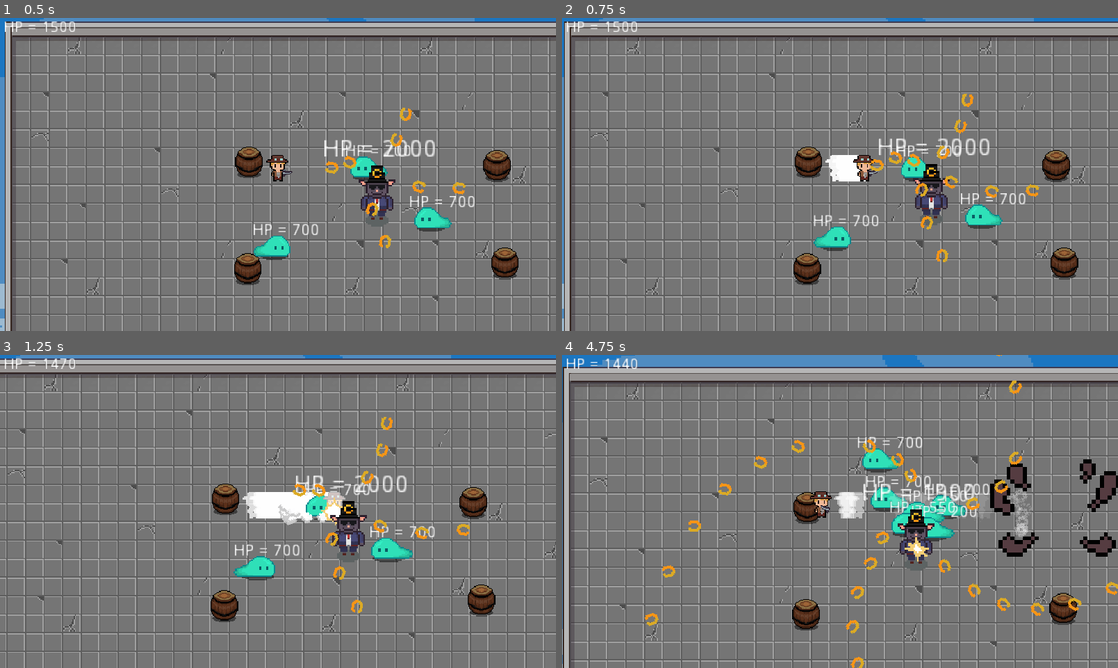
Above: before the commit, frames 1-4 (two rows, left to right).
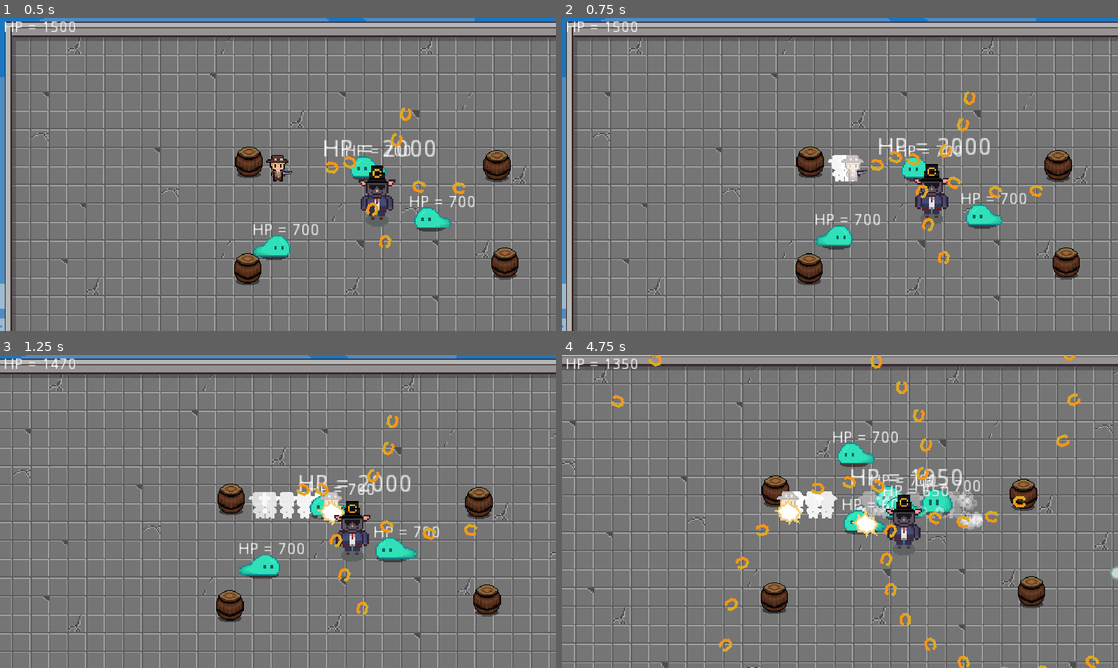
Above: after the commit, the same moments.

Repository: WAIWAI-PARTY/Life-after-people
Game: Godot game, scene res://World.tscn
Two runs of this game, one before a commit and one after it. Both use one fixed random seed, a clock stepped at 60 frames per second and the inputs below.
Inputs (mouse positions are in pixels of both pictures, inside the frame that each line leads up to):
- Up to frame 1 (0.5 s): no input
- Up to frame 2 (0.75 s): move the mouse to (962, 158) at 0.52 s; hold D (ui_right) from 0.53 s (still down); hold Shift (bullet_time) from 0.53 s (still down)
- Up to frame 3 (1.25 s): keep holding D (ui_right); keep holding Shift (bullet_time); tap Space (dash) at 0.8 s
- Up to frame 4 (4.75 s): move the mouse to (728, 527) at 1.27 s; release D (ui_right) at 1.28 s; release Shift (bullet_time) at 1.28 s; hold S (ui_down) 1.28-2.03 s; tap Space (dash) at 1.35, 2.3, 2.85, 3.8 s; tap Shift (bullet_time) at 1.55, 3.05, 4.35 s; move the mouse to (895, 442) at 2.02 s; hold D (ui_right) 2.03-2.78 s; hold Shift (bullet_time) 2.03-2.78 s; move the mouse to (812, 574) at 2.77 s; hold W (ui_up) 2.78-3.53 s; move the mouse to (1006, 558) at 3.52 s; press the mouse at (1006, 558) at 3.53 s; hold A (ui_left) from 3.53 s (still down); move the mouse to (673, 464) at 4.27 s; release the mouse at (673, 464) at 4.28 s

Frame 1 is identical in both runs. In frame 2, 15% of the frame differs, in the area x 0-99%, y 0-100%; in frame 3, 16%; in frame 4, 40%, in the area x 0-100%, y 0-100%.

Commit message:
i guess thats is for bullet time?

Diff:
--- a/Dash.gd
+++ b/Dash.gd
@@ -49,10 +49,10 @@
 	emit_signal("dash_end")
 	ghost_timer.stop()
 	sprite.material.set_shader_param("whiten", false)
+	can_dash = false
 
-
-	can_dash = false
 	yield(get_tree().create_timer(dash_delay), "timeout")
+	print("dash_end")
 	can_dash = true
 
 
--- a/Enemy/Control.gd
+++ b/Enemy/Control.gd
@@ -2,5 +2,5 @@
 
 onready var label = $Label
 onready var stats = $"../Stats"
-func _process(delta):
+func _process(_delta):
 	label.text = "HP = " + str(stats.health)
--- a/EnemyBullet.gd
+++ b/EnemyBullet.gd
@@ -11,5 +11,5 @@
 	queue_free()
 
 
-func _on_hitbox_area_entered(area):
+func _on_hitbox_area_entered(_area):
 	queue_free()
--- /dev/null
+++ b/Player/Bullet_Time.gd
@@ -0,0 +1,52 @@
+extends Node2D
+const dash_delay = 1
+onready var duration_timer = $DurationTimer
+onready var ghost_timer = $GhostTimer
+var ghost_scene = preload("res://Player/DashGhost.tscn")
+var sprite
+var can_bullet = true
+onready var dash = $"../Dash"
+func ghost_instance():
+	var ghost: Sprite = ghost_scene.instance()
+	get_parent().get_parent().add_child(ghost)
+	ghost.global_position = Vector2(global_position.x+1, global_position.y-6)
+	ghost.texture = sprite.texture
+	ghost.vframes = sprite.vframes
+	ghost.hframes = sprite.hframes
+	ghost.frame = sprite.frame
+	ghost.flip_h = sprite.flip_h
+
+func start_bullet_time(sprite, duration):
+	var player = get_node("/root/World/YSort/Player")
+	player.speed_factor = 5
+	Engine.time_scale = 0.2
+	dash.can_dash = false
+	self.sprite = sprite
+	sprite.material.set_shader_param("mix_weight", 0.7)
+	sprite.material.set_shader_param("whiten",true)
+	duration_timer.wait_time = duration
+	duration_timer.start()
+	duration_timer.start()
+	ghost_timer.start()
+	ghost_instance()
+
+func is_bulleting():
+	return !duration_timer.is_stopped()
+
+func end_bullet_time():
+	dash.can_dash = true
+	var player = get_node("/root/World/YSort/Player")
+	player.speed_factor = 1
+	player.velocity = Vector2.ZERO
+	Engine.time_scale = 1
+	ghost_timer.stop()
+	sprite.material.set_shader_param("whiten", false)
+	can_bullet = false
+	yield(get_tree().create_timer(dash_delay), "timeout")
+	can_bullet = true
+
+func _on_DurationTimer_timeout():
+	end_bullet_time()
+
+func _on_GhostTimer_timeout():
+	ghost_instance()
--- /dev/null
+++ b/Player/Bullet_Time.tscn
@@ -0,0 +1,15 @@
+[gd_scene load_steps=2 format=2]
+
+[ext_resource path="res://Player/Bullet_Time.gd" type="Script" id=1]
+
+[node name="Bullet_Time" type="Node2D"]
+script = ExtResource( 1 )
+
+[node name="DurationTimer" type="Timer" parent="."]
+one_shot = true
+
+[node name="GhostTimer" type="Timer" parent="."]
+wait_time = 0.03
+
+[connection signal="timeout" from="DurationTimer" to="." method="_on_DurationTimer_timeout"]
+[connection signal="timeout" from="GhostTimer" to="." method="_on_GhostTimer_timeout"]
--- a/Player/DashGhost.gd
+++ b/Player/DashGhost.gd
@@ -5,5 +5,5 @@
 	$Tween.start()
 
 
-func _on_Tween_tween_completed(object, key):
+func _on_Tween_tween_completed(_object, _key):
 	queue_free()
--- a/Player/Player.gd
+++ b/Player/Player.gd
@@ -3,55 +3,60 @@
 export(int) var maxSpeed = 100
 export(int) var aclt = 800
 export(int) var frict = 1000
-const dash_duration = 0.2
-onready var ghost_timer = $Dash/GhostTimer
+export(float) var dash_duration = 0.2
+export(float) var b_time_duration = 0.5
 var stats = PlayerStats
 var velocity = Vector2.ZERO
 var speed_factor = 1
-var ghost_scene = preload("res://Player/DashGhost.tscn")
-
+var input_vector = Vector2.ZERO
+enum {WALK, DASH, B_TIME}
+var state = WALK
 onready var sprite = $Sprite
 onready var hurtbox = $hurtbox
 onready var dash = $Dash
+onready var bullet_time = $Bullet_Time
 onready var blink = $Blink
 
 func _ready():
 	randomize()
 	stats.connect("no_health", self, "queue_free")
+	print(get_path())
 
 func _process(delta):
-	if Input.is_action_pressed("bullet_time"):
-		speed_factor = 5
-		ghost_timer.start()
-		instance_ghost()
-	elif Input.is_action_just_released("bullet_time"):
-		speed_factor = 1
-		ghost_timer.stop()
-		velocity = Vector2.ZERO
-
-	var input_vector = Vector2.ZERO
 	input_vector.x = Input.get_action_strength("ui_right") - Input.get_action_strength("ui_left")
 	input_vector.y = Input.get_action_strength("ui_down") - Input.get_action_strength("ui_up")
 	input_vector = input_vector.normalized()
 	maxSpeed = 450 if dash.is_dashing() else 100*speed_factor
 	aclt = 10000*speed_factor if dash.is_dashing() else 800*speed_factor
-	if Input.is_action_just_pressed("dash") && dash.can_dash && !dash.is_dashing():
-		dash.start_dash(sprite, dash_duration, input_vector)
+	frict = 1000*speed_factor
+	match state:
+		WALK:
+			walk_state(delta)
+		DASH:
+			dash_state()
+		B_TIME:
+			b_time_state()
+
+	velocity = move_and_slide(velocity)
+
+func walk_state(delta):
 	if input_vector != Vector2.ZERO:
 		velocity = velocity.move_toward(input_vector*maxSpeed, aclt*delta*speed_factor)
-
 	else:
 		velocity = velocity.move_toward(Vector2.ZERO, frict*delta)
-	velocity = move_and_slide(velocity)
-func instance_ghost():
-	var ghost: Sprite = ghost_scene.instance()
-	get_parent().add_child(ghost)
-	ghost.global_position = Vector2(global_position.x+1, global_position.y-6)
-	ghost.texture = sprite.texture
-	ghost.vframes = sprite.vframes
-	ghost.hframes = sprite.hframes
-	ghost.frame = sprite.frame
-	ghost.flip_h = sprite.flip_h
+	if Input.is_action_just_pressed("dash") && dash.can_dash && !dash.is_dashing():
+		state = DASH
+	if Input.is_action_just_pressed("bullet_time") and bullet_time.can_bullet and !bullet_time.is_bulleting():
+		state = B_TIME
+
+func dash_state():
+	dash.start_dash(sprite, dash_duration, input_vector)
+	state = WALK
+
+func b_time_state():
+	bullet_time.start_bullet_time(sprite, b_time_duration)
+	state = WALK
+
 func _on_hurtbox_area_entered(area):
 	if dash.is_dashing(): return
 	stats.health -= area.damage
@@ -60,8 +65,6 @@
 func _on_Dash_dash_end():
 	velocity = Vector2.ZERO
 
-
-
 func _on_hurtbox_invin_ended():
 	blink.play("Blink_stop")
 
--- a/Player/Player.tscn
+++ b/Player/Player.tscn
@@ -1,10 +1,11 @@
-[gd_scene load_steps=12 format=2]
+[gd_scene load_steps=13 format=2]
 
 [ext_resource path="res://Player/Player.gd" type="Script" id=1]
 [ext_resource path="res://imports/oldcharacter.png" type="Texture" id=2]
 [ext_resource path="res://hitandhurt/hurtbox.tscn" type="PackedScene" id=3]
 [ext_resource path="res://Player/Dash.tscn" type="PackedScene" id=4]
 [ext_resource path="res://Effect/whiten_material.gdshader" type="Shader" id=5]
+[ext_resource path="res://Player/Bullet_Time.tscn" type="PackedScene" id=6]
 
 [sub_resource type="ShaderMaterial" id=3]
 shader = ExtResource( 5 )
@@ -88,9 +89,6 @@
 
 [node name="Dash" parent="." instance=ExtResource( 4 )]
 
-[node name="DustTrail" parent="Dash" index="2"]
-position = Vector2( 0, 5.3317 )
-
 [node name="hurtbox" parent="." instance=ExtResource( 3 )]
 collision_layer = 2
 collision_mask = 16
@@ -99,6 +97,8 @@
 position = Vector2( 0, -4 )
 shape = SubResource( 2 )
 
+[node name="Bullet_Time" parent="." instance=ExtResource( 6 )]
+
 [connection signal="dash_end" from="Dash" to="." method="_on_Dash_dash_end"]
 [connection signal="dash_end" from="Dash" to="hurtbox" method="_on_Dash_dash_end"]
 [connection signal="dash_start" from="Dash" to="hurtbox" method="_on_Dash_dash_start"]
@@ -106,5 +106,4 @@
 [connection signal="invin_ended" from="hurtbox" to="." method="_on_hurtbox_invin_ended"]
 [connection signal="invin_start" from="hurtbox" to="." method="_on_hurtbox_invin_start"]
 
-[editable path="Dash"]
 [editable path="hurtbox"]
--- a/UI/HealthUI.gd
+++ b/UI/HealthUI.gd
@@ -1,5 +1,5 @@
 extends Control
 
 onready var label = $Label
-func _process(delta):
+func _process(_delta):
 	label.text = "HP = " + str(PlayerStats.health)
--- a/World.gd
+++ b/World.gd
@@ -1,12 +1,6 @@
 extends Node
 
 var Enemy = preload("res://Enemy/Slime.tscn")
-
-func _process(delta):
-	if Input.is_action_pressed("bullet_time"):
-		Engine.time_scale = 0.2
-	elif Input.is_action_just_released("bullet_time"):
-		Engine.time_scale = 1
 
 func _on_SpawnTimer_timeout():
 	var enemy = Enemy.instance()
